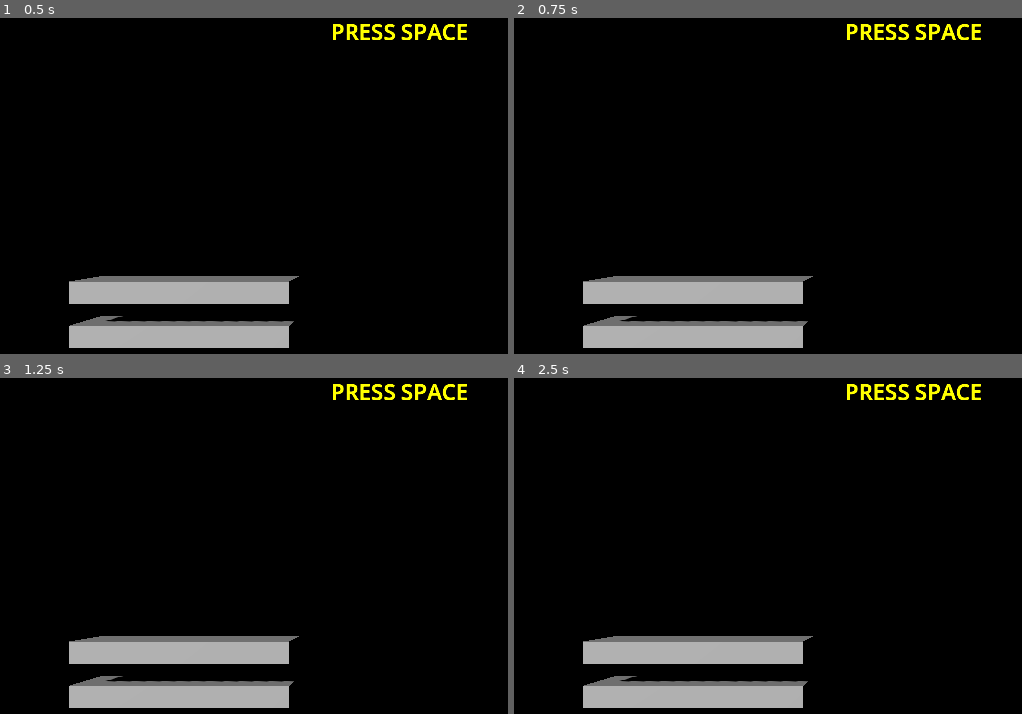
Above: before the commit, frames 1-4 (two rows, left to right).
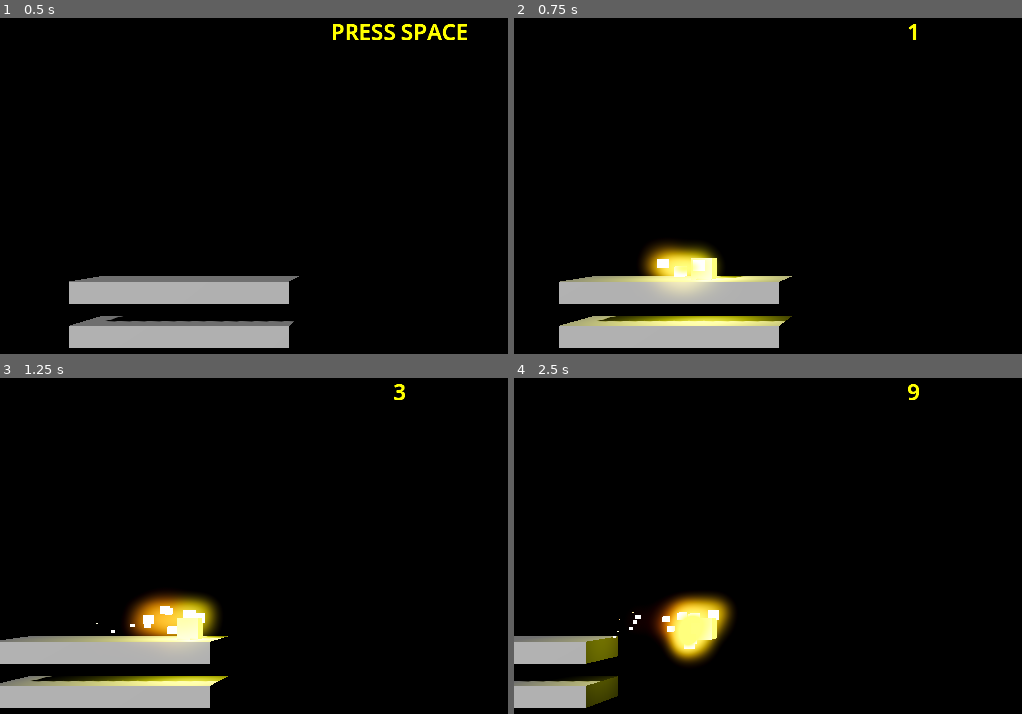
Above: after the commit, the same moments.

Repository: wangbinyq/prototypes
Game: Godot game, scene res://runner/runner.tscn
The game is run twice, just before and just after one commit, with the same random seed, the same clock (stepped at 60 frames per second) and the same inputs.
Inputs (mouse positions are in pixels of both pictures, inside the frame that each line leads up to):
- Up to frame 1 (0.5 s): no input
- Up to frame 2 (0.75 s): tap Space at 0.5 s; move the mouse to (outside the picture) at 0.52 s; hold Right (ui_right) from 0.53 s (still down); tap Enter (ui_accept) at 0.6 s; click (outside the picture) at 0.67 s
- Up to frame 3 (1.25 s): keep holding Right (ui_right); tap Enter (ui_accept) at 0.77, 1.07 s
- Up to frame 4 (2.5 s): tap Space at 1.25, 2 s; move the mouse to (752, 609) at 1.27 s; release Right (ui_right) at 1.28 s; hold Left (ui_left) 1.28-2.03 s; tap Enter (ui_accept) at 1.35, 1.52, 1.82, 2.1 s; click (752, 609) at 1.42 s; move the mouse to (991, 488) at 2.02 s; hold Right (ui_right) from 2.03 s (still down); click (991, 488) at 2.17 s

Frame 1 is identical in both runs. In frame 2, 5.8% of the frame differs, in the area x 8-92%, y 1-99%; in frame 3, 9.1%; in frame 4, 12%, in the area x 0-92%, y 1-99%.

Commit message:
feat(runner): implement runner game logic and tracking camera initialization
- Add `class_name` to `Runner` and `TrackingCamera` for better scene integration
- Implement `run()` and `update_visualization()` methods in `Runner`
- Initialize trail emission and explosion restart in `start_new_game()`
- Add `RunnerGame` script to scene and adjust particle lifetime
- Refactor camera tracking to support game reset positioning

Diff:
--- a/runner/runner.gd
+++ b/runner/runner.gd
@@ -1,3 +1,4 @@
+class_name Runner
 extends Node3D
 
 @export_range(0, 9e9) var start_speed_x := 5.0
@@ -12,21 +13,31 @@
 func _ready() -> void:
 	mesh.hide()
 	point_light.hide()
-	explosion.hide()
+	trail.emitting = false
 
 func start_new_game():
 	pos = Vector2.ZERO
 	position = Vector3.ZERO
 	mesh.show()
 	point_light.show()
-	await explosion.finished
-	trail.restart()
+	trail.emitting = true
 
 func explode():
 	mesh.hide()
 	point_light.hide()
 	trail.emitting = false
 	position = Vector3(pos.x, pos.y, 0)
+	explosion.restart()
+
+func run(dt: float) -> bool:
+	if pos.x > 12:
+		explode()
+		return false
+	pos.x += start_speed_x * dt
+	return true
+
+func update_visualization():
+	position = Vector3(pos.x, pos.y, 0)
 
 func _process(delta: float) -> void:
 	pass
--- a/runner/runner.tscn
+++ b/runner/runner.tscn
@@ -1,5 +1,6 @@
-[gd_scene load_steps=8 format=3 uid="uid://tupafqr6hooc"]
+[gd_scene load_steps=9 format=3 uid="uid://tupafqr6hooc"]
 
+[ext_resource type="Script" uid="uid://bh5xanuudaram" path="res://runner/runner_game.gd" id="1_j4rbn"]
 [ext_resource type="Script" uid="uid://do4q1hltxu1uj" path="res://runner/tracking_camera.gd" id="1_ljaxb"]
 [ext_resource type="PackedScene" uid="uid://duqg3yn37oudm" path="res://runner/runner_player.tscn" id="2_25h5n"]
 
@@ -28,6 +29,7 @@
 font_color = Color(2, 2, 0, 1)
 
 [node name="RunnerGame" type="Node3D"]
+script = ExtResource("1_j4rbn")
 
 [node name="WorldEnvironment" type="WorldEnvironment" parent="."]
 environment = SubResource("Environment_25h5n")
--- /dev/null
+++ b/runner/runner_game.gd
@@ -0,0 +1,31 @@
+extends Node3D
+
+@export_range(0.001, 10) var max_delta_time := 1.0 / 120
+
+@onready var runner := $"Runner" as Runner
+@onready var tracking_camera := $Camera3D as TrackingCamera
+@onready var display_text := $UI/Label as Label
+
+
+var is_playing: bool
+
+func start_new_game():
+	tracking_camera.start_new_game()
+	runner.start_new_game()
+	is_playing = true
+
+func _process(delta: float) -> void:
+	if is_playing:
+		update_game(delta)
+	elif Input.is_action_just_pressed("ui_accept"):
+		start_new_game()
+
+func update_game(delta: float):
+	var accumulated_dt = delta
+	while accumulated_dt > max_delta_time and is_playing:
+		is_playing = runner.run(max_delta_time)
+		accumulated_dt -= max_delta_time
+	is_playing = is_playing and runner.run(accumulated_dt)
+	runner.update_visualization()
+	tracking_camera.track(runner.position)
+	display_text.text = '%d' % floorf(runner.pos.x)
--- a/runner/runner_player.tscn
+++ b/runner/runner_player.tscn
@@ -71,7 +71,6 @@
 [node name="Trail Particle" type="GPUParticles3D" parent="."]
 emitting = false
 amount = 20
-lifetime = 1.13
 process_material = SubResource("ParticleProcessMaterial_ma048")
 draw_pass_1 = SubResource("BoxMesh_otjrf")
 
--- a/runner/tracking_camera.gd
+++ b/runner/tracking_camera.gd
@@ -1,6 +1,10 @@
+class_name TrackingCamera
 extends Camera3D
 
 @onready var offset = position
 
+func start_new_game():
+	track(Vector3.ZERO)
+
 func track(focus_point: Vector3):
 	position = focus_point + offset
Not shown, added: runner/runner_game.gd.uid
